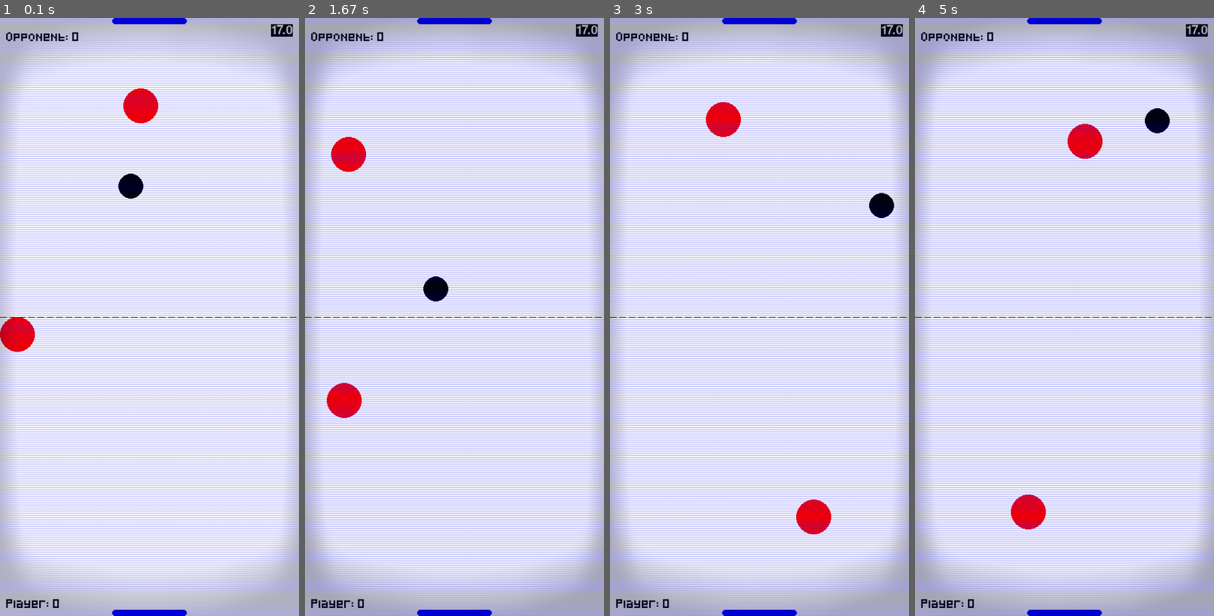
Above: before the commit, frames 1-4 (left to right).
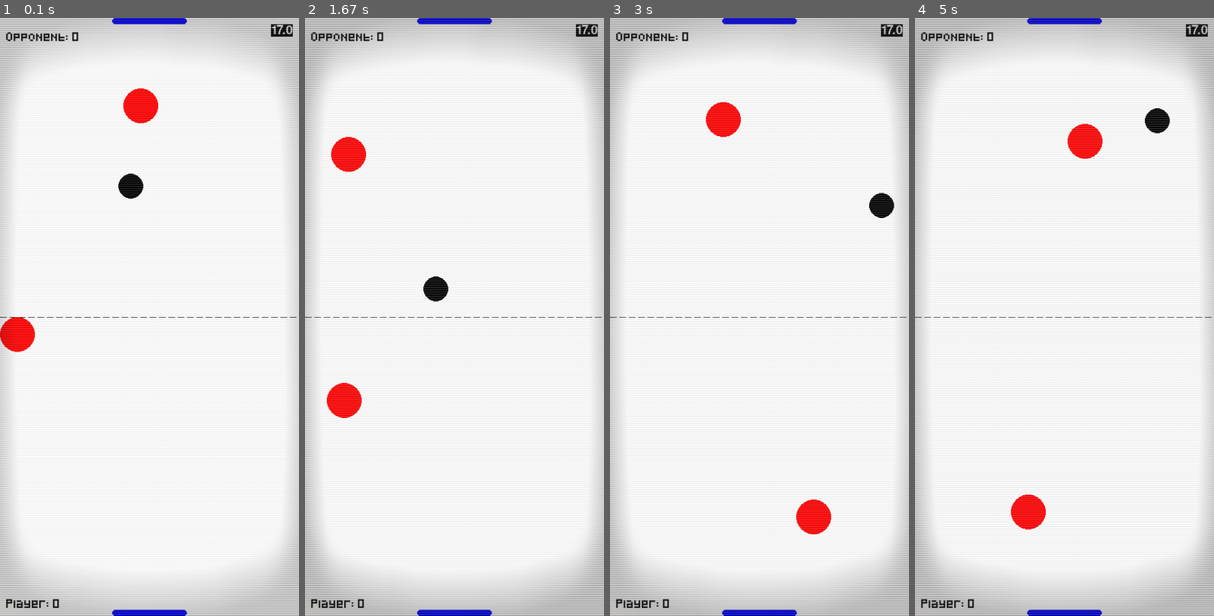
Above: after the commit, the same moments.

Repository: nintanuki/pygame-air-hockey
Game: pygame game, started from main.py
Same seed, same stepped clock (60 frames per second), same inputs: the game is played once before the commit and once after it.
Inputs (mouse positions are in pixels of both pictures, inside the frame that each line leads up to):
- Up to frame 1 (0.1 s): no input
- Up to frame 2 (1.67 s): click (454, 317) at 0.38 s; press the mouse at (454, 317) at 0.7 s; move the mouse to (403, 245) at 0.8 s; release the mouse at (352, 173) at 0.93 s; click (340, 125) at 1.05 s; click (343, 400) at 1.38 s
- Up to frame 3 (3 s): click (750, 311) at 1.72 s; click (828, 227) at 2.05 s; click (693, 376) at 2.38 s; click (813, 514) at 2.72 s
- Up to frame 4 (5 s): click (989, 418) at 3.05 s; click (1172, 131) at 3.38 s; click (965, 233) at 3.72 s; click (1145, 346) at 4.05 s; click (968, 430) at 4.38 s; click (1028, 514) at 4.72 s

The runs differ from the first frame. In frame 1, 39% of the frame differs, in the area x 0-100%, y 0-100%; in frame 2, 43%; in frame 3, 41%; in frame 4, 43%.

Commit message:
change crt color

Diff:
--- a/crt.py
+++ b/crt.py
@@ -15,7 +15,7 @@
         line_amount = int(SCREEN_HEIGHT / line_height)
         for line in range(line_amount):
             y_pos = line * line_height
-            pygame.draw.line(self.tv,'blue',(0,y_pos),(SCREEN_WIDTH,y_pos),1)
+            pygame.draw.line(self.tv,'grey',(0,y_pos),(SCREEN_WIDTH,y_pos),1)
 
     def draw(self):
         self.tv.set_alpha(random.randint(75,90))
